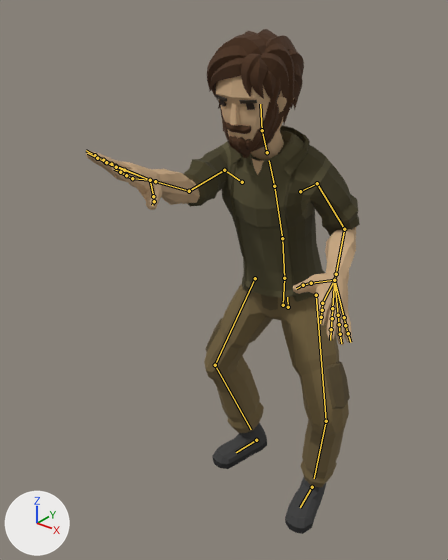
Before and after pictures for a commit that changed the glTF model app/src/main/assets/characters/Adventurer.gltf.
Rendered twice from a 50 mm camera at (1.074, -1.767, 1.865) aimed at (-0.024, -0.395, 1.014). The lights are fixed; the arrows at lower left show +X, +Y and +Z. The first picture is the older version. Both versions are drawn at frame 576 of the action 'Putt_Stand'; the numbers are the values there. The bones that change, and the others that lie on the model, are drawn over the model as lines.

Objects in the first picture: 'Adventurer_Body', 'Adventurer_Feet', 'Adventurer_Head', 'Adventurer_Legs'.
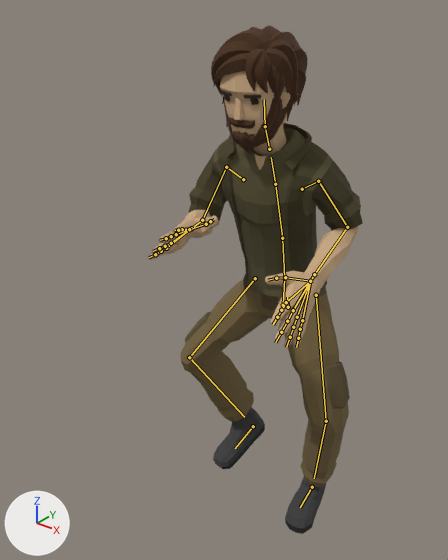
Pixel boxes [x1, y1, x2, y2] of what changed, in the pictures (448 x 560 px):
'Adventurer_Body', posed (21% narrower): before [86, 125, 360, 345]; after [148, 123, 363, 349]
'Adventurer_Legs', posed (16% wider): before [204, 284, 350, 488]; after [180, 279, 350, 488]
'Adventurer_Head', posed: before [207, 29, 304, 160]; after [211, 25, 307, 156]
'Adventurer_Feet', posed (14% taller): before [213, 423, 326, 534]; after [213, 407, 326, 534]
bone 'Torso', root to tip: before (282, 238) to (274, 186); after (282, 238) to (275, 184)
bone 'Chest', root to tip: before (274, 186) to (269, 160); after (275, 184) to (271, 157)
bone 'Head', root to tip: before (262, 130) to (260, 104); after (265, 126) to (264, 99)
bone 'UpperArm.L', root to tip: before (317, 183) to (344, 229); after (318, 181) to (347, 227)
bone 'LowerArm.L', root to tip: before (344, 229) to (336, 274); after (347, 227) to (314, 274)
bone 'UpperArm.R', root to tip: before (224, 170) to (189, 191); after (226, 167) to (202, 220)
bone 'LowerArm.R', root to tip: before (189, 191) to (155, 181); after (202, 220) to (191, 228)
bone 'Wrist.R', root to tip: before (155, 181) to (150, 180); after (191, 228) to (189, 229)
bone 'UpperLeg.R', root to tip: before (255, 278) to (215, 365); after (255, 278) to (189, 357)
bone 'LowerLeg.R', root to tip: before (215, 365) to (251, 429); after (189, 357) to (244, 417)
bone 'Foot.R', root to tip: before (256, 440) to (236, 452); after (253, 426) to (235, 448)

What changed in the scene script:
```text
Change bone_abdomen:
    where bone_abdomen = bpy.data.objects['CharacterArmature'].pose.bones['Abdomen']  # child of 'Hips'
    bone_abdomen.rotation_quaternion: (0.999, 0.047, 0.01, -0.001) -> (0.999, 0.039, 0.01, -0.001)  # degrees (5, 1, 0) -> degrees (4, 1, 0)
Change bone_torso:
    where bone_torso = bpy.data.objects['CharacterArmature'].pose.bones['Torso']  # child of 'Abdomen'
    bone_torso.rotation_quaternion: (0.998, 0.063, 0.013, -0.004) -> (0.999, 0.052, 0.013, -0.004)  # degrees (7, 2, 0) -> degrees (6, 2, 0)
Change bone_chest:
    where bone_chest = bpy.data.objects['CharacterArmature'].pose.bones['Chest']  # child of 'Torso'
    bone_chest.rotation_quaternion: (0.999, 0.047, 0.01, -0.004) -> (0.999, 0.039, 0.01, -0.004)  # degrees (5, 1, 0) -> degrees (4, 1, 0)
Change bone_head:
    where bone_head = bpy.data.objects['CharacterArmature'].pose.bones['Head']  # child of 'Neck'
    bone_head.rotation_quaternion: (0.986, -0.158, -0.042, 0.013) -> (0.989, -0.14, -0.042, 0.011)  # degrees (-18, -4, 2) -> degrees (-16, -5, 2)
Change bone_upperarm_l:
    where bone_upperarm_l = bpy.data.objects['CharacterArmature'].pose.bones['UpperArm.L']  # child of 'Shoulder.L'
    bone_upperarm_l.rotation_quaternion: (0.835, -0.55, 0.0, -0.009) -> (0.847, -0.531, 0.0, -0.004)  # degrees (-67, -1, -1) -> degrees (-64, 0, 0)
Change bone_lowerarm_l:
    where bone_lowerarm_l = bpy.data.objects['CharacterArmature'].pose.bones['LowerArm.L']  # child of 'UpperArm.L'
    bone_lowerarm_l.rotation_quaternion: (0.715, 0.204, 0.0, -0.669) -> (0.717, -0.026, 0.0, -0.696)  # degrees (18, 16, -84) -> degrees (-2, -2, -88)
Change bone_upperarm_r:
    where bone_upperarm_r = bpy.data.objects['CharacterArmature'].pose.bones['UpperArm.R']  # child of 'Shoulder.R'
    bone_upperarm_r.rotation_quaternion: (0.74, 0.221, 0.0, 0.635) -> (0.793, -0.419, 0.0, 0.442)  # degrees (20, -16, 78) -> degrees (-46, 22, 49)
Change bone_lowerarm_r:
    where bone_lowerarm_r = bpy.data.objects['CharacterArmature'].pose.bones['LowerArm.R']  # child of 'UpperArm.R'
    bone_lowerarm_r.rotation_quaternion: (0.958, 0.285, 0.0, -0.027) -> (0.759, 0.243, 0.0, 0.604)  # degrees (33, 1, -3) -> degrees (23, -17, 74)
Change bone_wrist_r:
    where bone_wrist_r = bpy.data.objects['CharacterArmature'].pose.bones['Wrist.R']  # child of 'LowerArm.R'
    bone_wrist_r.rotation_quaternion: (1.0, -0.021, 0.0, 0.01) -> (1.0, 0.015, 0.0, 0.016)  # degrees (-2, 0, 1) -> degrees (2, 0, 2)
Change bone_upperleg_r:
    where bone_upperleg_r = bpy.data.objects['CharacterArmature'].pose.bones['UpperLeg.R']  # child of 'Body'
    bone_upperleg_r.rotation_quaternion: (0.982, -0.179, 0.0, -0.063) -> (0.951, -0.271, 0.0, -0.147)  # degrees (-21, -1, -7) -> degrees (-31, -5, -16)
Change bone_lowerleg_r:
    where bone_lowerleg_r = bpy.data.objects['CharacterArmature'].pose.bones['LowerLeg.R']  # child of 'UpperLeg.R'
    bone_lowerleg_r.rotation_quaternion: (0.951, 0.166, 0.0, -0.259) -> (0.865, 0.316, 0.0, -0.39)  # degrees (19, 5, -30) -> degrees (34, 14, -44)
Change bone_foot_r:
    where bone_foot_r = bpy.data.objects['CharacterArmature'].pose.bones['Foot.R']  # child of 'Root'
    bone_foot_r.location: (-0.049, -0.082, 0.0) -> (-0.053, -0.059, -0.089)
    bone_foot_r.rotation_quaternion: (0.996, 0.0, 0.0, 0.087) -> (0.962, 0.258, 0.022, 0.084)  # degrees (0, 0, 10) -> degrees (30, 0, 10)
```
